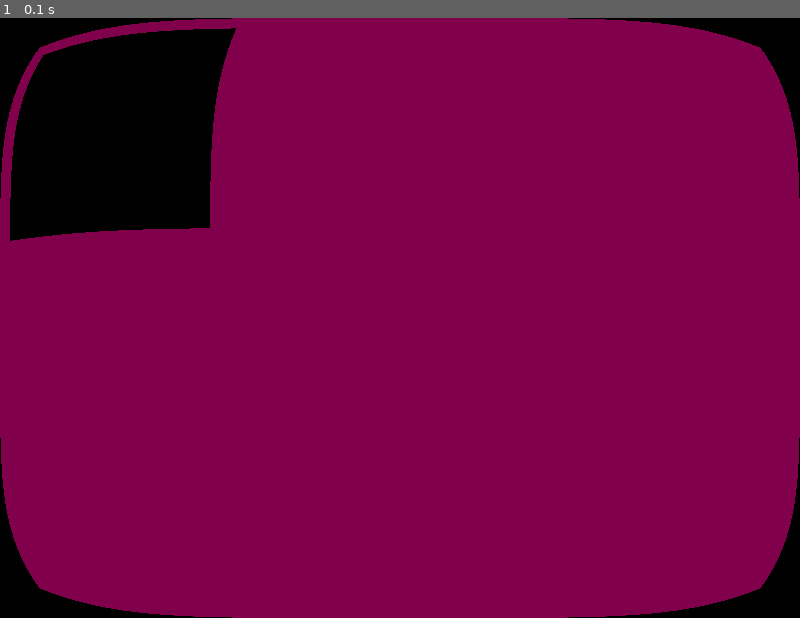
Above: before the commit, frame 1.
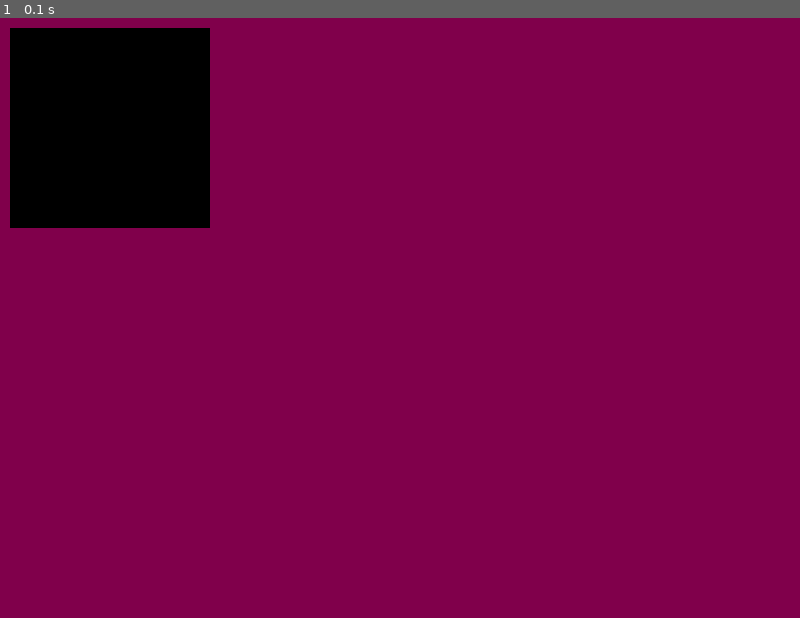
Above: after the commit, the same moment.

Repository: Erocr/shaders_pygame
Game: pygame game, started from shader_test.py
Same seed, same stepped clock (60 frames per second), same inputs: the game is played once before the commit and once after it.
Inputs:
- Up to frame 1 (0.1 s): no input

The runs differ from the first frame. In frame 1, 4.3% of the frame differs, in the area x 0-100%, y 0-100%.

Commit message:
doc: multiple shaders in once

Diff:
--- a/Shader.py
+++ b/Shader.py
@@ -4,8 +4,6 @@
 import moderngl
 import pygame as pg
 
-# TODO: une doc
-# Doc: image retournée verticalement dans le shader
 
 _default_fragment_shader = """
 #version 330 core
@@ -34,6 +32,9 @@
 
 
 def init_shaders():
+    """ Initialize the Shader classes
+    You can call it by hand, or the program will call it for you when you create a new shader.
+    """
     Shader.ctx = moderngl.create_context()
     Shader.quad_buffer = Shader.ctx.buffer(data=array('f', [
         # position (x, y), uv coords (x, y)
@@ -57,15 +58,34 @@
     quad_buffer_invert_y: moderngl.Buffer = None
     texture_index_max = 0
 
-    def add_uniform(self, param, param1):
+    def add_uniform(self, name, value):
+        """
+        It sends the value in the uniform variable with the name specified of the shader
+        :param name: the name of the uniform variable
+        :param value: the value to put in the variable
+        The value can be of a primitive value: int/float/... or a pg.Surface for a sampler2D
+
+        You can put a moderngl.Texture in value as a sampler2D. But be careful, every time you put a new one, the
+        previous one is destroyed.
+        """
         pass
 
     def render(self, invert_y=False):
+        """
+        Apply the shader to the screen
+        You ust use pg.display.flip to show the difference
+        :param invert_y: If it inverts the y-axis on drawing
+        """
         pass
 
 
 class Shader2D(Shader):
     def __init__(self, vertex_shader=None, frag_shader=None):
+        """
+        :param vertex_shader: the name of the file containing the vertex shader
+        :param frag_shader: the name of the file containing the fragment shader
+        If not specified, the default shader is used instead
+        """
         if self.ctx is None:
             init_shaders()
 
@@ -96,28 +116,23 @@
         tex.write(surf.get_view('1'))
         return tex
 
+    def _add_texture(self, name, texture):
+        """ You're supposed to use add_uniform instead ! """
+        if name not in self.texture_indices:
+            self.texture_indices[name] = self.texture_index_max
+            self.texture_index_max += 1
+        if name in self.used_textures:
+            self.used_textures[name].release()
+        texture.use(self.texture_indices[name])
+        self.program[name] = self.texture_indices[name]
+        self.used_textures[name] = texture
+
     def add_uniform(self, name, value):
         if isinstance(value, pg.Surface):
             texture = self._surf_to_texture(value)
-            if name not in self.texture_indices:
-                self.texture_indices[name] = self.texture_index_max
-                self.texture_index_max += 1
-            if name in self.used_textures:
-                self.used_textures[name].release()
-            texture.use(self.texture_indices[name])
-            self.program[name] = self.texture_indices[name]
-            self.used_textures[name] = texture
+            self._add_texture(name, texture)
         elif isinstance(value, moderngl.Texture):
-            texture = value
-            if name not in self.texture_indices:
-                self.texture_indices[name] = self.texture_index_max
-                Shader.texture_index_max += 1
-            if name in self.used_textures:
-                self.used_textures[name].release()
-            texture.use(self.texture_indices[name])
-            self.program[name] = self.texture_indices[name]
-            self.used_textures[name] = texture
-            # TODO: beautify
+            self._add_texture(name, value)
         else:
             self.program[name] = value
 
@@ -126,15 +141,16 @@
             self.renderer_invert_y.render(mode=moderngl.TRIANGLE_STRIP)
         else:
             self.renderer.render(mode=moderngl.TRIANGLE_STRIP)
-        # TODO: DOC textures destroyed after sent in the GPU
 
 
 class MultiShaders2D(Shader):
+    """ A container with many shaders, applied one after another. """
     def __init__(self):
         self.shaders: list[Shader] = []
         self.frame_buffers: list[moderngl.Framebuffer] = []
 
     def add_shader(self, shader):
+        """ add a shader applied after all the others """
         self.shaders.append(shader)
         if len(self.shaders) > 1:
             self.frame_buffers.append(self.ctx.framebuffer(color_attachments=[self.ctx.texture((800, 600), 4)]))
@@ -142,7 +158,13 @@
             # TODO: check for the good size
 
     def __getitem__(self, item):
+        """ Get the i-th shader """
         return self.shaders[item]
+
+    def __setitem__(self, key, value):
+        """ modify the i-th shader """
+        assert isinstance(value, Shader)
+        self.shaders[key] = value
 
     def render(self, invert_y=False):
         for i in range(len(self.shaders)):
@@ -150,14 +172,17 @@
                 self.frame_buffers[i].use()
             else:
                 self.ctx.screen.use()
-            self.shaders[i].render(i<len(self.shaders)-1)
+            self.shaders[i].render(i < len(self.shaders)-1)
 
     def add_uniform(self, name, value):
+        """
+        It sends in the first shader
+
+        :param name: the name of the uniform variable
+        :param value: the value to put in the variable
+        The value can be of a primitive value: int/float/... or a pg.Surface for a sampler2D
+        """
         self.shaders[0].add_uniform(name, value)
-
-    def __setitem__(self, key, value):
-        assert isinstance(value, Shader)
-        self.shaders[key] = value
 
 
 # TODO: Compute shaders
--- a/shader_test.py
+++ b/shader_test.py
@@ -9,7 +9,6 @@
 shader = MultiShaders2D()
 shader.add_shader(Shader2D(frag_shader="ecran_chelou.glsl"))
 shader.add_shader(Shader2D(frag_shader="uniform_light.glsl"))
-shader.add_shader(Shader2D())
 
 
 shader[1].add_uniform("luminosity", 0.5)
